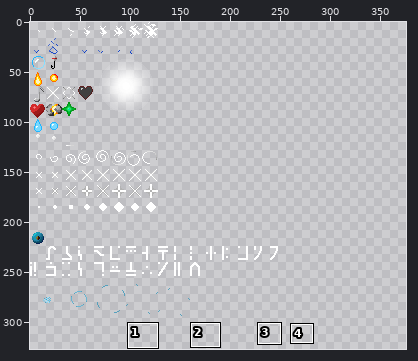
One commit to this sprite sheet: assets/minecraft/textures/particle/particles.png. Above, an overview of the earlier version with the close-up marked.
Close-up. Before the edit:
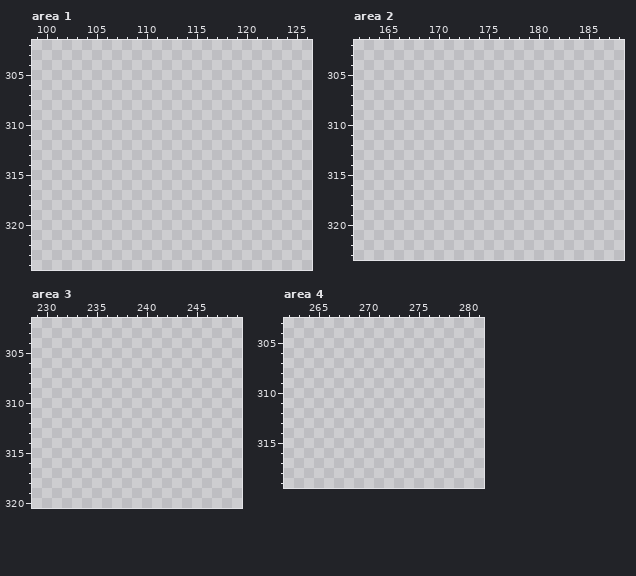
The file is 512x512 pixels. Pixels under 10% opacity are left out. Colours within 5 levels of each other are drawn and written as one. Shown: area 1: x 99..126, y 302..324; area 2: x 162..188, y 302..323; area 3: x 229..249, y 302..320; area 4: x 262..281, y 303..319. The wide view leaves out empty margins. The commit also changed other parts of the picture, which this record leaves out.
New version:
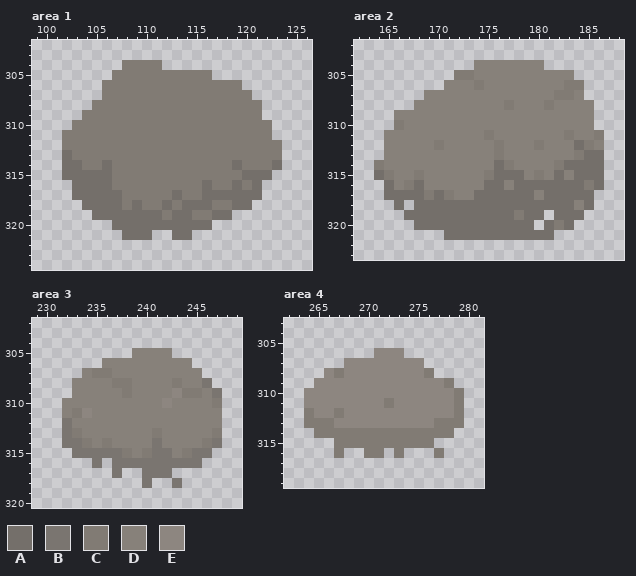
Palette (. is transparent): A #746f6a  B #7a7570  C #817b74  D #87817a  E #8d8680
Edits made:
Changed rows in their new state; - is an unchanged pixel.
Area 1:
first column x 102:
304 ------CCCC------------
305 -----CCCCCCCCCC-------
306 ----CCCCCCCCCCCCCC----
307 ----CCCCCCCCCCCCCCC---
308 ---CCCCCCCCCCCCCCCCC--
309 --CCCCCCCCCCCCCCCCCC--
310 -CCCCCCCCCCCCCCCCCCCC-
311 CCCCCCCCCCCCCCCCCCCCC-
312 CCCCCCCCCCCCCCCCCCCCCC
313 ACCCCCCCCCCCCCCCCCCCCC
314 AACCACCCCCCCCCCCCACCCA
315 AAAAACCCCCCCCCCCCCAAA-
316 -AAAACCCCCCCCCACCACA--
317 -AAAAACCCCCACCAAAAAA--
318 --AAAACACCACAAACCAA---
319 ---AAAAAAACAACCAA-----
320 -----AAAAAAAAAA-------
321 ------AAA--AA---------
Area 2:
first column x 164:
304 ----------DDDDDDD------
305 --------CCDDDDDDDDDD---
306 -------DDDCDDDDDDDDCC--
307 -----DDDDDDDDDDDDDCCD--
308 ----DDDDDDDDDCDDDCDDDD-
309 --DDDDDDDDDDDDDDDDDDDD-
310 --CDDDDDDDDDDDDDDDDDDD-
311 -DDDDDDDDDDCDDDDDDDCDDC
312 -DDDDDCDDDDDCDDDCDDDACD
313 -DDDDDDDDDDDCDDDDDDDCAA
314 CDDDDDDDDDDDACDDDDCAAAA
315 ACDDCDDDDDDCAAADCDADAAA
316 -ADCADDDDDDAADAAAAAAACA
317 -AAAACACDDAAAAAADAAAAA-
318 --A-AAAAAAAAAAAAAAAADA-
319 ---AAAAAAAAAAACAA-AAA--
320 ----AAAAAAAAAAAA-ACA---
321 -------AAAAAAAAAAA-----
Area 3:
first column x 232:
305 -------DDDD-----
306 ----DDDDDDDDD---
307 --DCCDDDDDDDDD--
308 -DDDDCCDDDDCDDB-
309 -DDDDDCDDDDECCDB
310 DDDDDDDDDDEDDDDC
311 DCEDDDDDDDDDDDDD
312 BDDDDDDDDDDDDDDD
313 BCDDDDDDDCDDDDDC
314 BBCDCDDDDBDDDDCB
315 -BBBBBCDCBBDCBB-
316 ---B-BBBBBBBBB--
317 -----B--BBB-----
318 --------B--B----
Area 4:
first column x 264:
306 -------EEE------
307 ----EEEEEEEE----
308 --ECEEEEEEEEC---
309 -EEEEEEEEEEEEEC-
310 EEEEEEEEEEEEEEEC
311 EEEEEEEECEEEEEEC
312 CEECEEEEEEEEEEEC
313 CCCEEEEEEEEEECCC
314 -CCCCCCCCCCCCCC-
315 ---CCCCCCCCCC---
316 ---C--CC-C---C--
Where, in picture pixels (left, top, right, bottom), the same in both close-ups:
added: (62, 60, 282, 240)
added: (374, 60, 604, 240)
added: (62, 348, 222, 488)
added: (304, 348, 464, 458)
